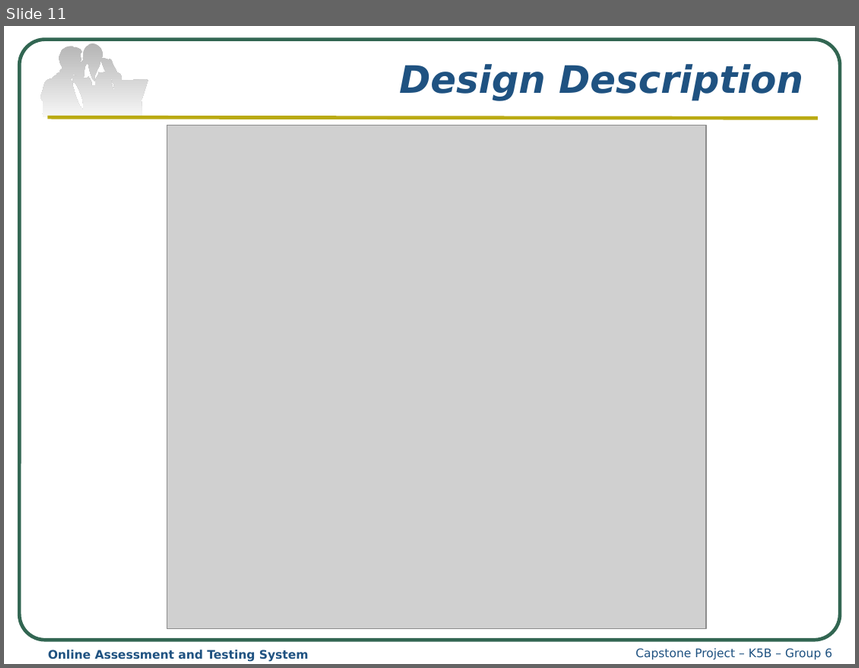
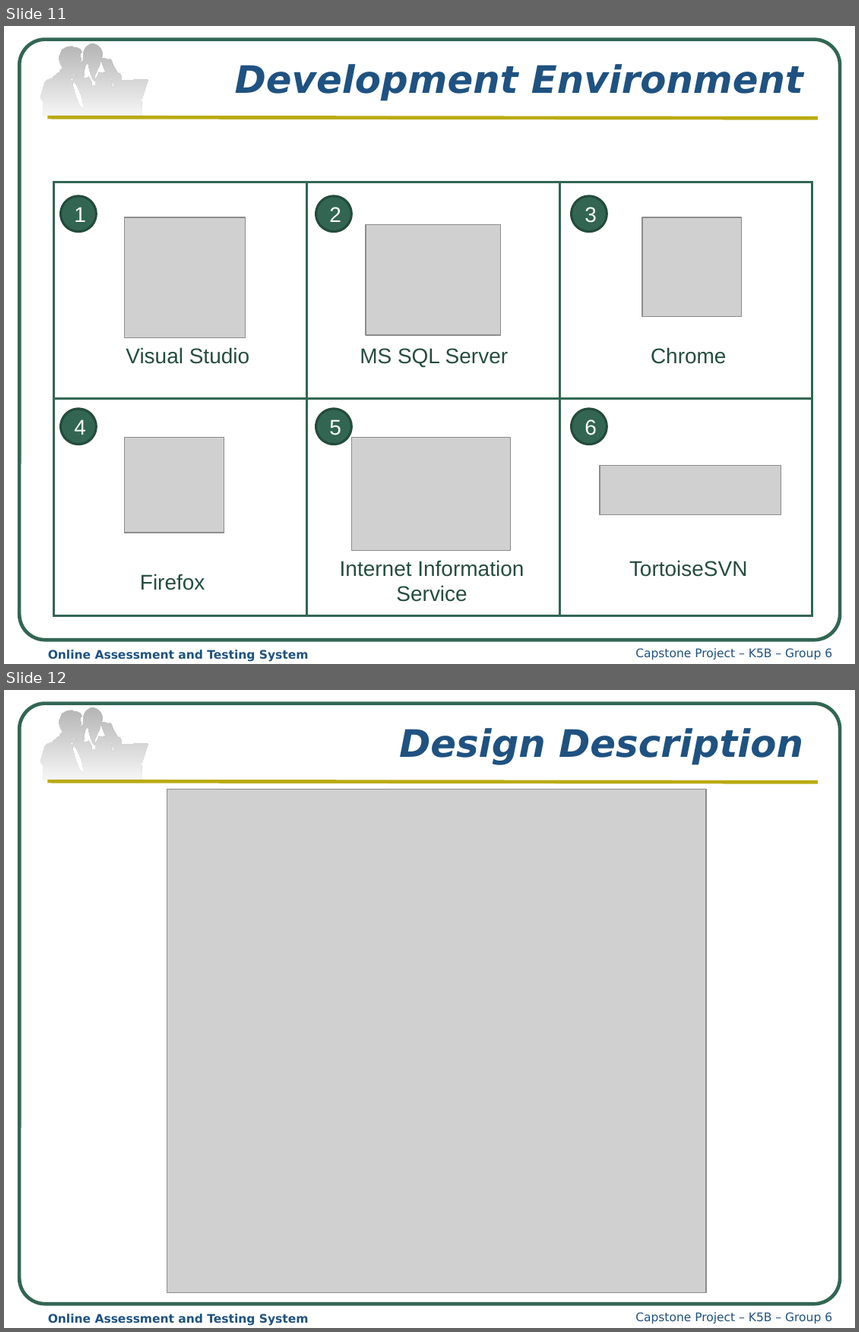
Before and after one commit to haima24/oats-project, a slide deck: Documents/Presentation/OATS_Presentation.pptx. Shown one above the other, each under a label of ours: slide 11 before the commit, slides 11 and 12 after it. The pictures are 859x668 and 859x1332 pixels, drawn with LibreOffice and Linux fonts; fonts in the diff are those of the drawing; grey boxes stand for pictures. Boxes give left, top, right and bottom in pixels: in the first picture for what was removed or moved away, otherwise in the second. Text is boxed around its words. In the diff, an @@ line names an element or a change of style, - is before the commit and + after.

```diff
--- a/Documents/Presentation/OATS_Presentation.pptx
+++ b/Documents/Presentation/OATS_Presentation.pptx
@@ slide 11 added at (x1=4, y1=26, x2=855, y2=664), background #FFFFFF; not listed: 3 template elements that a slide beside it also shows @@
@@ title added at (x1=235, y1=64, x2=804, y2=101), 32 pt, text #1F5281, bold, italic @@
+Development Environment
@@ table added at (x1=53, y1=182, x2=812, y2=616), 2 rows, 3 columns @@
+ |  | 
+ |  | 
@@ ellipse added at (x1=61, y1=196, x2=97, y2=232), fill #326652, outline #254B3D 2 pt, 18 pt, text #FFFFFF @@
+1
@@ ellipse added at (x1=316, y1=196, x2=352, y2=232), fill #326652, outline #254B3D 2 pt, 18 pt, text #FFFFFF @@
+2
@@ ellipse added at (x1=572, y1=196, x2=607, y2=232), fill #326652, outline #254B3D 2 pt, 18 pt, text #FFFFFF @@
+3
@@ picture added at (x1=125, y1=218, x2=246, y2=338) @@
@@ picture added at (x1=366, y1=224, x2=500, y2=335) @@
@@ picture added at (x1=642, y1=218, x2=742, y2=317) @@
@@ text added at (x1=126, y1=347, x2=249, y2=364), 18 pt, text #254C3E @@
+Visual Studio
@@ text added at (x1=360, y1=348, x2=508, y2=367), 18 pt, text #254C3E @@
+MS SQL Server
@@ text added at (x1=651, y1=347, x2=727, y2=364), 18 pt, text #254C3E @@
+Chrome
@@ ellipse added at (x1=61, y1=409, x2=97, y2=445), fill #326652, outline #254B3D 2 pt, 18 pt, text #FFFFFF @@
+4
@@ ellipse added at (x1=316, y1=409, x2=352, y2=445), fill #326652, outline #254B3D 2 pt, 18 pt, text #FFFFFF @@
+5
@@ ellipse added at (x1=572, y1=409, x2=607, y2=445), fill #326652, outline #254B3D 2 pt, 18 pt, text #FFFFFF @@
+6
@@ picture added at (x1=125, y1=437, x2=224, y2=532) @@
@@ picture added at (x1=351, y1=437, x2=510, y2=550) @@
@@ picture added at (x1=600, y1=466, x2=781, y2=515) @@
@@ text added at (x1=340, y1=560, x2=524, y2=602), 18 pt, text #254C3E @@
+Internet Information
+Service
@@ text added at (x1=629, y1=560, x2=748, y2=577), 18 pt, text #254C3E @@
+TortoiseSVN
@@ text added at (x1=140, y1=574, x2=205, y2=591), 18 pt, text #254C3E @@
+Firefox
@@ text added at (x1=48, y1=650, x2=309, y2=662), 10 pt, text #1F5281, bold @@
+Online Assessment and Testing System
@@ text added at (x1=636, y1=648, x2=832, y2=661), 10 pt, text #1F5281 @@
+Capstone Project – K5B – Group 6
@@ what was slide 11 is now slide 12 @@
```
Also in this commit, not shown: 2 slides changed.
